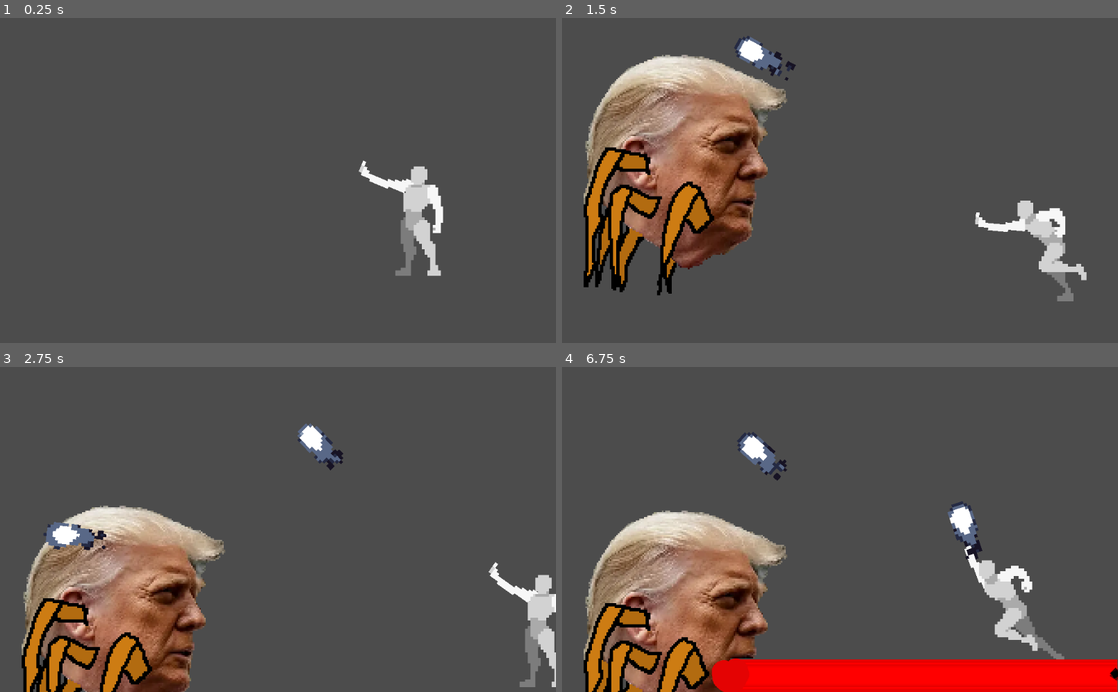
Above: before the commit, frames 1-4 (two rows, left to right).
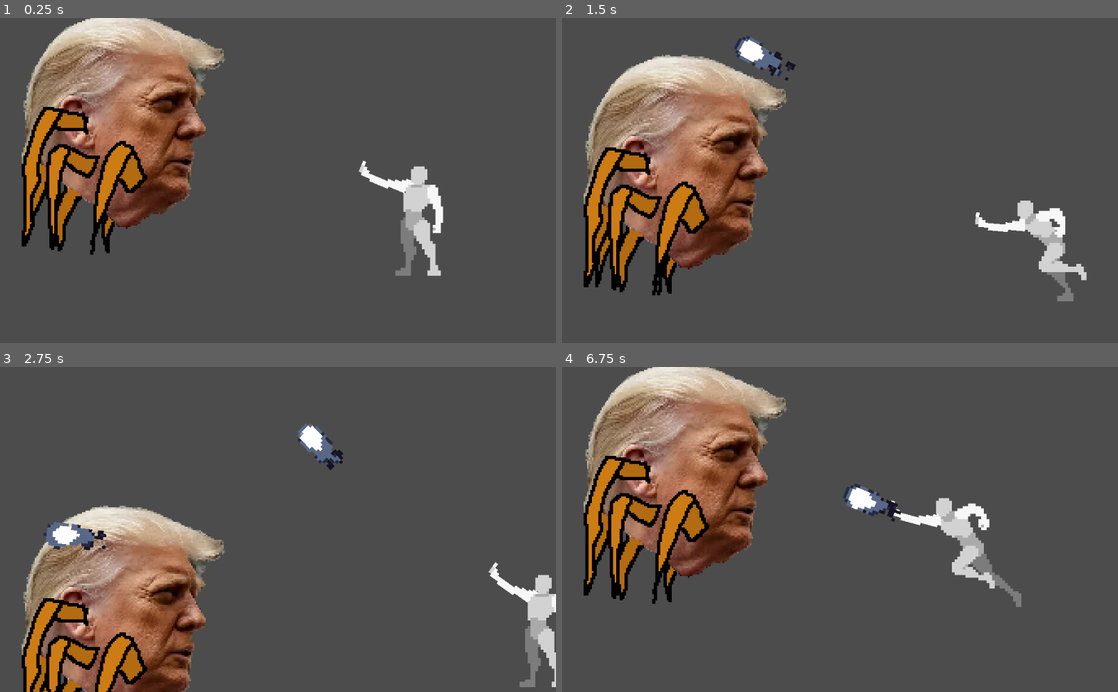
Above: after the commit, the same moments.

Repository: Fronzalo/Political_Counter
Game: Godot game, scene res://Trump_Testing_grounds.tscn
Two runs of this game, one before a commit and one after it. Both use one fixed random seed, a clock stepped at 60 frames per second and the inputs below. This scene is started directly instead of the project's main scene.
Inputs (mouse positions are in pixels of both pictures, inside the frame that each line leads up to):
- Up to frame 1 (0.25 s): no input
- Up to frame 2 (1.5 s): move the mouse to (962, 164) at 0.52 s; hold D (right) 0.53-1.28 s; click (962, 164) at 0.6 s; move the mouse to (728, 196) at 1.27 s; hold S (down) from 1.28 s (still down); right-click (728, 196) at 1.35 s
- Up to frame 3 (2.75 s): click (166, 545) at 1.55 s; move the mouse to (333, 458) at 2.02 s; release S (down) at 2.03 s; hold D (right) from 2.03 s (still down); click (333, 458) at 2.1 s
- Up to frame 4 (6.75 s): move the mouse to (812, 594) at 2.77 s; release D (right) at 2.78 s; hold Up (up) 2.78-3.53 s; click (812, 594) at 2.85 s; move the mouse to (1006, 578) at 3.52 s; hold A (left) 3.53-5.03 s; right-click (1006, 578) at 3.6 s; click (1006, 578) at 3.8 s; move the mouse to (673, 480) at 4.27 s; click (673, 480) at 4.35 s; move the mouse to (867, 529) at 5.02 s; hold S (down) 5.03-5.78 s; click (867, 529) at 5.1 s; move the mouse to (756, 448) at 5.77 s; hold D (right) 5.78-6.53 s; right-click (756, 448) at 5.85 s; click (756, 448) at 6.05 s; move the mouse to (962, 513) at 6.52 s; hold Up (up) from 6.53 s (still down); click (962, 513) at 6.6 s

The runs differ from the first frame. In frame 1, 19% of the frame differs, in the area x 3-41%, y 0-73%; in frame 2, 1.3%; in frame 3, 1.0%; in frame 4, 41%, in the area x 3-100%, y 0-100%.

Commit message:
the trump boss. but it actually works? What?
The trump boss enemy works now! He's bigger, badder and more dangerous than ever! The missiles need a bit of ironing out, the boss needs to have added health, and possibly a healthbar, that would be neat, but yeah! It's going pretty well!

Diff:
--- a/Lazer.gd
+++ b/Lazer.gd
@@ -4,12 +4,23 @@
 onready var beam = $Sprite
 onready var end = $End
 onready var raycast2d = $RayCast2D
+var body
+var enabled = false
 
 func _physics_process(delta):
 	$AnimationPlayer.play("lazer flash")
 	$AnimationPlayer.playback_speed = 6
 	if raycast2d.is_colliding():
 		end.global_position = raycast2d.get_collision_point()
+
 	else:
 		end.global_position = raycast2d.cast_to
 	beam.region_rect.end.x = end.position.length()*10
+
+
+func _on_hitscan_timeout():
+	body = $RayCast2D.get_collider()
+	print(body)
+	if body.name == "Player":
+		PlayerInfo.change_health(+1)
+		print(PlayerInfo.get_health())
--- a/Lazer.tscn
+++ b/Lazer.tscn
@@ -124,3 +124,8 @@
 randomness = 0.59
 process_material = SubResource( 7 )
 texture = ExtResource( 3 )
+
+[node name="hitscan" type="Timer" parent="."]
+wait_time = 0.25
+
+[connection signal="timeout" from="hitscan" to="." method="_on_hitscan_timeout"]
--- a/Trump.gd
+++ b/Trump.gd
@@ -1,7 +1,17 @@
 extends KinematicBody2D
+
+						###  PRELOADS  AND OTHER IMPORTANT ON READY THINGS  ###
+
+onready var tmissile = preload("res://trump_missile.tscn")
+onready var player = get_parent().get_node("Player")
+
+
+
+									###  VARIBLES   ###
+
+
 var speed = 150
 var velocity
-onready var player = get_parent().get_node("Player")
 var move = true
 var side
 var s
@@ -13,12 +23,15 @@
 onready var missles_shot = 0
 var fire_missile = false
 onready var max_missiles = 0
-onready var tmissile = preload("res://trump_missile.tscn")
+
+
+
+
+									###     BEHAVIOUR CODE     ###
+
 func _physics_process(delta):
-#	velocity = position.direction_to(player.position) * speed
-#	velocity = target * speed
+	if move == true:
 
-	if move == true:
 		if behaviour == 1:
 			target = player.position
 			#velocity = target * speed
@@ -44,8 +57,47 @@
 
 		else:
 			pass
+
 	else:
 		pass
+
+
+func _on_Go_timeout():
+	move = true
+	print("go")
+	$Pause.wait_time = rand_range(3,6)
+	behaviour = round(rand_range(1,3))
+	print(behaviour)
+	$Pause.start()
+	$Idle.hide()
+	$Walk.show()
+	$AnimationPlayer.play("Walk")
+	movex = rand_range(-400, 400)
+	movey = rand_range(-200, 200)
+
+
+func _on_Pause_timeout():
+	move = false
+	print("pause")
+	$Go.wait_time = rand_range(3,6)
+	$Go.start()
+	$Idle.show()
+	$Missile.hide()
+	$Walk.hide()
+	$Lazer.hide()
+	$AnimationPlayer.play("Idle")
+
+
+func _on_Area2D_body_entered(body):
+	if body.name == "Player":
+		if side == "Left":
+			PlayerInfo.change_health(-1)
+		else:
+			PlayerInfo.change_health(+1)
+
+
+								 ###        MISSILE CODE       ###
+
 
 func missile():
 	attacking = true
@@ -65,71 +117,8 @@
 	get_parent().add_child(e)
 	e.transform = $Missile_Position.global_transform
 	e.position.x += (rand_range(-10,10))
-
+	e.look_at(Vector2(e.position.x, e.position.y-1000))
 	missles_shot += 1
-
-func lazer():
-	attacking = true
-	$Go.stop()
-	move = false
-	behaviour = 0
-	target.x = position.x
-	target.y = position.y
-	$Walk.hide()
-	$Lazer.show()
-	$AnimationPlayer.play("lazer open")
-	yield($AnimationPlayer,"animation_finished")
-	$Attack_Timer.wait_time = 4
-	$Attack_Timer.start()
-	if attacking == true:
-		$AnimationPlayer.play("lazer")
-		$Lazer_Position.show()
-		$Lazer_Position/Lazer/RayCast2D.set_enabled(true)
-	else:
-		print("IVE STOPPED FIRING MY LAZER BEAM")
-		$Lazer_Position.hide()
-		$Lazer_Position/Lazer/RayCast2D.set_enabled(false)
-		$AnimationPlayer.play("lazer close")
-		yield($AnimationPlayer,"animation_finished")
-		$Lazer.hide()
-		$Idle.show()
-		$AnimationPlayer.play("Idle")
-		$Pause.start()
-
-func _on_Go_timeout():
-	move = true
-	print("go")
-	$Pause.wait_time = rand_range(3,6)
-	behaviour = round(rand_range(1,3))
-	print(behaviour)
-	$Pause.start()
-	$Idle.hide()
-	$Walk.show()
-	$AnimationPlayer.play("Walk")
-	movex = rand_range(-400, 400)
-	movey = rand_range(-200, 200)
-
-func _on_Area2D_body_entered(body):
-	if body.name == "Player":
-		if side == "Left":
-			PlayerInfo.change_health(-1)
-		else:
-			PlayerInfo.change_health(+1)
-
-func _on_Pause_timeout():
-	move = false
-	print("pause")
-	$Go.wait_time = rand_range(3,6)
-	$Go.start()
-	$Idle.show()
-	$Missile.hide()
-	$Walk.hide()
-	$Lazer.hide()
-	$AnimationPlayer.play("Idle")
-
-func _on_Attack_Timer_timeout():
-	attacking = false
-
 
 func _on_missle_timer_timeout():
 	if missles_shot <= max_missiles:
@@ -144,3 +133,48 @@
 		$Idle.show()
 		missles_shot = 0
 		$missle_timer.stop()
+
+
+
+									###       LAZER CODE       ###
+
+
+func lazer():
+	$Go.stop()
+	move = false
+	behaviour = 0
+	target.x = position.x
+	target.y = position.y
+	$Walk.hide()
+	$Lazer.show()
+	$AnimationPlayer.play("lazer open")
+	yield($AnimationPlayer,"animation_finished")
+	print("Firing lazer")
+	$AnimationPlayer.play("lazer")
+	$Lazer_Position.show()
+	$Lazer_Position/Lazer.show()
+	$Lazer_Position/Lazer/RayCast2D.set_enabled(true)
+	$Lazer_Position/Lazer.enabled = true
+	$Lazer_Timer.start()
+	$Lazer_Position/Lazer/hitscan.start()
+
+func _on_Lazer_Timer_timeout():
+	print("IVE STOPPED FIRING MY LAZER BEAM")
+	$Lazer_Position.hide()
+	$Lazer_Position/Lazer.hide()
+	$Lazer_Position/Lazer/hitscan.stop()
+	$Lazer_Position/Lazer/RayCast2D.set_enabled(false)
+	$Lazer_Position/Lazer.enabled = false
+	$AnimationPlayer.play_backwards("lazer open")
+	yield($AnimationPlayer,"animation_finished")
+	$Lazer.hide()
+	$Idle.show()
+	$AnimationPlayer.play("Idle")
+	$Pause.start()
+
+
+
+
+
+func _on_Attack_Timer_timeout():
+	attacking = false
--- a/Trump.tscn
+++ b/Trump.tscn
@@ -8,11 +8,11 @@
 [ext_resource path="res://Trump.gd" type="Script" id=6]
 [ext_resource path="res://Lazer.tscn" type="PackedScene" id=7]
 
+[sub_resource type="CircleShape2D" id=2]
+radius = 49.5812
+
 [sub_resource type="RectangleShape2D" id=1]
 extents = Vector2( 58.0668, 10 )
-
-[sub_resource type="CircleShape2D" id=2]
-radius = 49.5812
 
 [sub_resource type="Animation" id=3]
 loop = true
@@ -138,13 +138,13 @@
 
 [node name="Area2D" type="Area2D" parent="."]
 
-[node name="CollisionShape2D" type="CollisionShape2D" parent="Area2D"]
+[node name="hitbox" type="CollisionShape2D" parent="Area2D"]
+position = Vector2( 6.00677, -10.345 )
+shape = SubResource( 2 )
+
+[node name="CollisionShape2D" type="CollisionShape2D" parent="."]
 position = Vector2( 0, 62.6975 )
 shape = SubResource( 1 )
-
-[node name="CollisionShape2D" type="CollisionShape2D" parent="."]
-position = Vector2( 6.00677, -10.345 )
-shape = SubResource( 2 )
 
 [node name="Trump" type="Sprite" parent="."]
 visible = false
@@ -167,14 +167,11 @@
 texture = ExtResource( 4 )
 hframes = 4
 vframes = 5
-frame = 9
 
 [node name="Lazer" type="Sprite" parent="."]
-visible = false
 texture = ExtResource( 5 )
 hframes = 3
 vframes = 3
-frame = 5
 
 [node name="AnimationPlayer" type="AnimationPlayer" parent="."]
 anims/Idle = SubResource( 3 )
@@ -208,8 +205,13 @@
 [node name="missle_timer" type="Timer" parent="."]
 wait_time = 0.25
 
+[node name="Lazer_Timer" type="Timer" parent="."]
+wait_time = 4.0
+one_shot = true
+
 [connection signal="body_entered" from="Area2D" to="." method="_on_Area2D_body_entered"]
 [connection signal="timeout" from="Pause" to="." method="_on_Pause_timeout"]
 [connection signal="timeout" from="Go" to="." method="_on_Go_timeout"]
 [connection signal="timeout" from="Attack_Timer" to="." method="_on_Attack_Timer_timeout"]
 [connection signal="timeout" from="missle_timer" to="." method="_on_missle_timer_timeout"]
+[connection signal="timeout" from="Lazer_Timer" to="." method="_on_Lazer_Timer_timeout"]
--- a/trump_missile.gd
+++ b/trump_missile.gd
@@ -17,8 +17,7 @@
 	size = get_viewport().get_visible_rect().size
 	$Explosion.hide()
 	$Rocket.show()
-	target = Vector2(position.x, position.y-1000)
-	look_at(target)
+#	target = Vector2.UP
 
 var velocity = Vector2()
 
